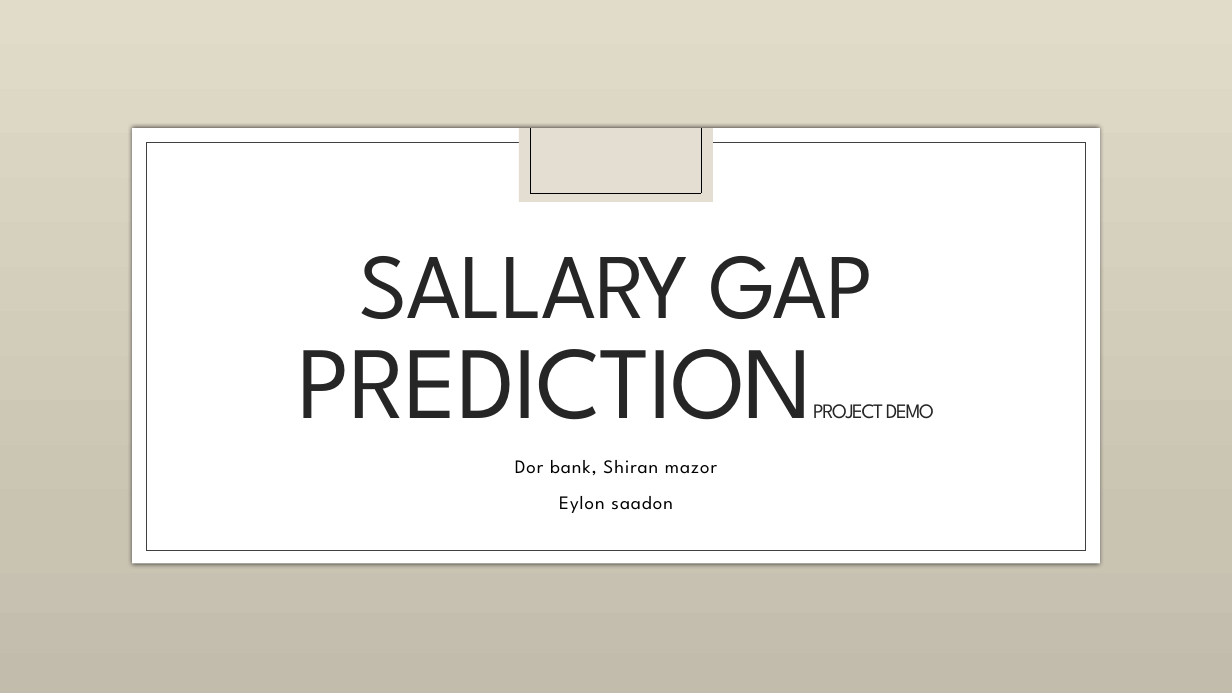
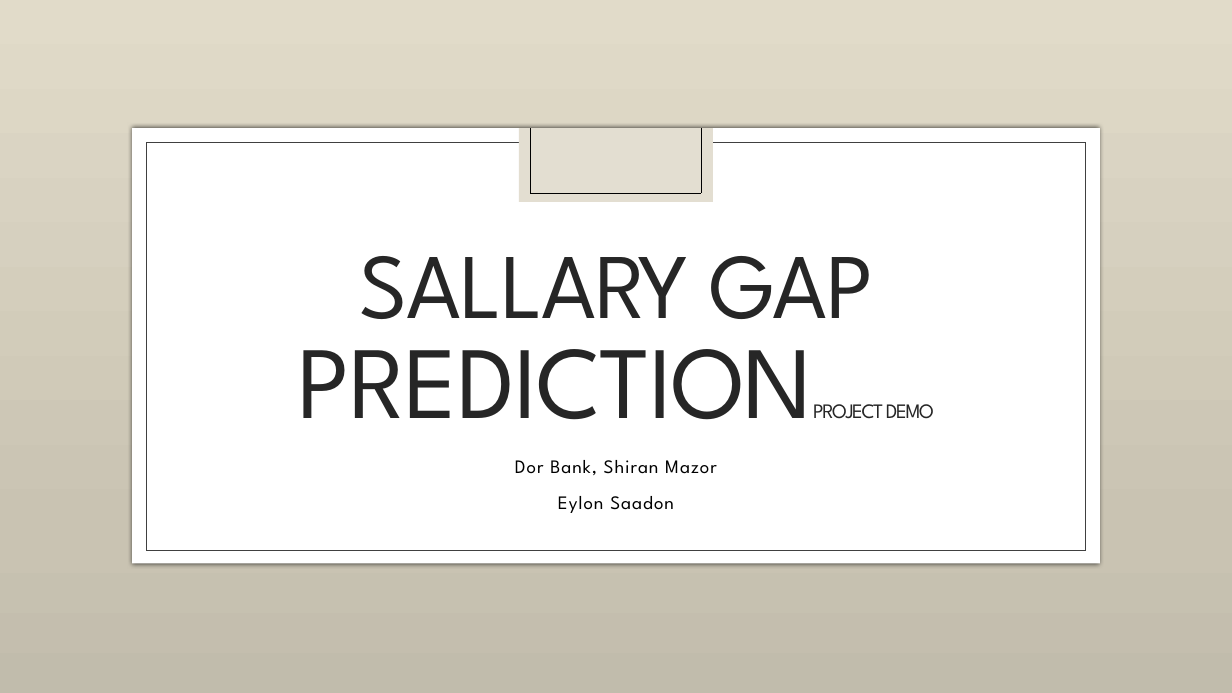
Before and after one commit to EylonSaadon/DataScienceWorkShop, a slide deck: slide 1 of Sallary gap predictionfrom Project Demo.pptx. Drawn at 1232x693 pixels with LibreOffice and Linux fonts; fonts in the diff are those of the drawing; background and template pictures are left out. Boxes give left, top, right and bottom in pixels: in the first picture for what was removed or moved away, otherwise in the second. Text is boxed around its words. In the diff, an @@ line names an element or a change of style, - is before the commit and + after.

```diff
--- a/Sallary gap predictionfrom Project Demo.pptx
+++ b/Sallary gap predictionfrom Project Demo.pptx
@@ subtitle at <box>515,460,717,513</box>: text changed @@
-Dor bank, Shiran mazor
-Eylon saadon
+Dor Bank, Shiran Mazor
+Eylon Saadon
```
Also in this commit, not shown: 2 other slides changed.
